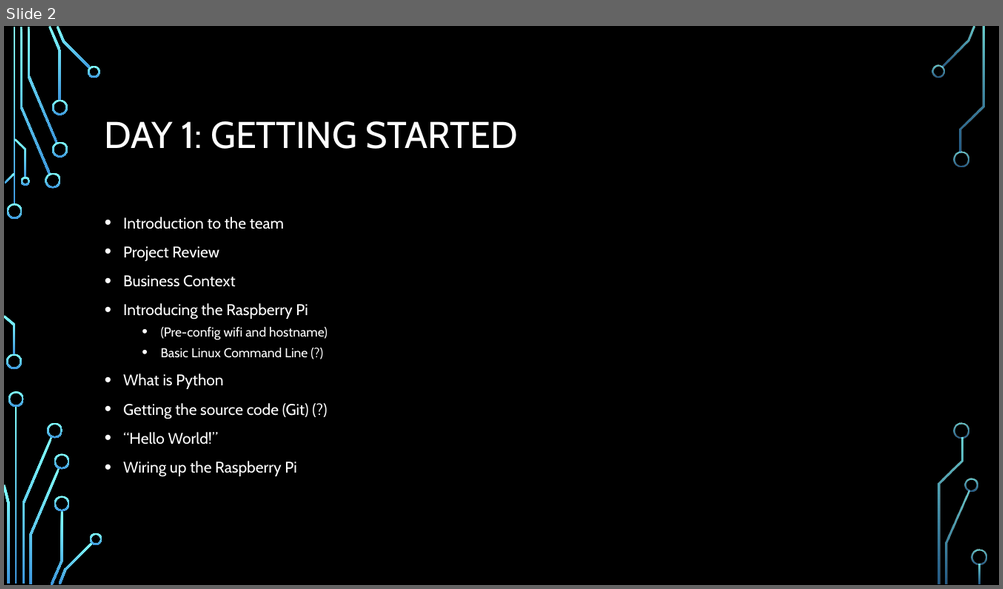
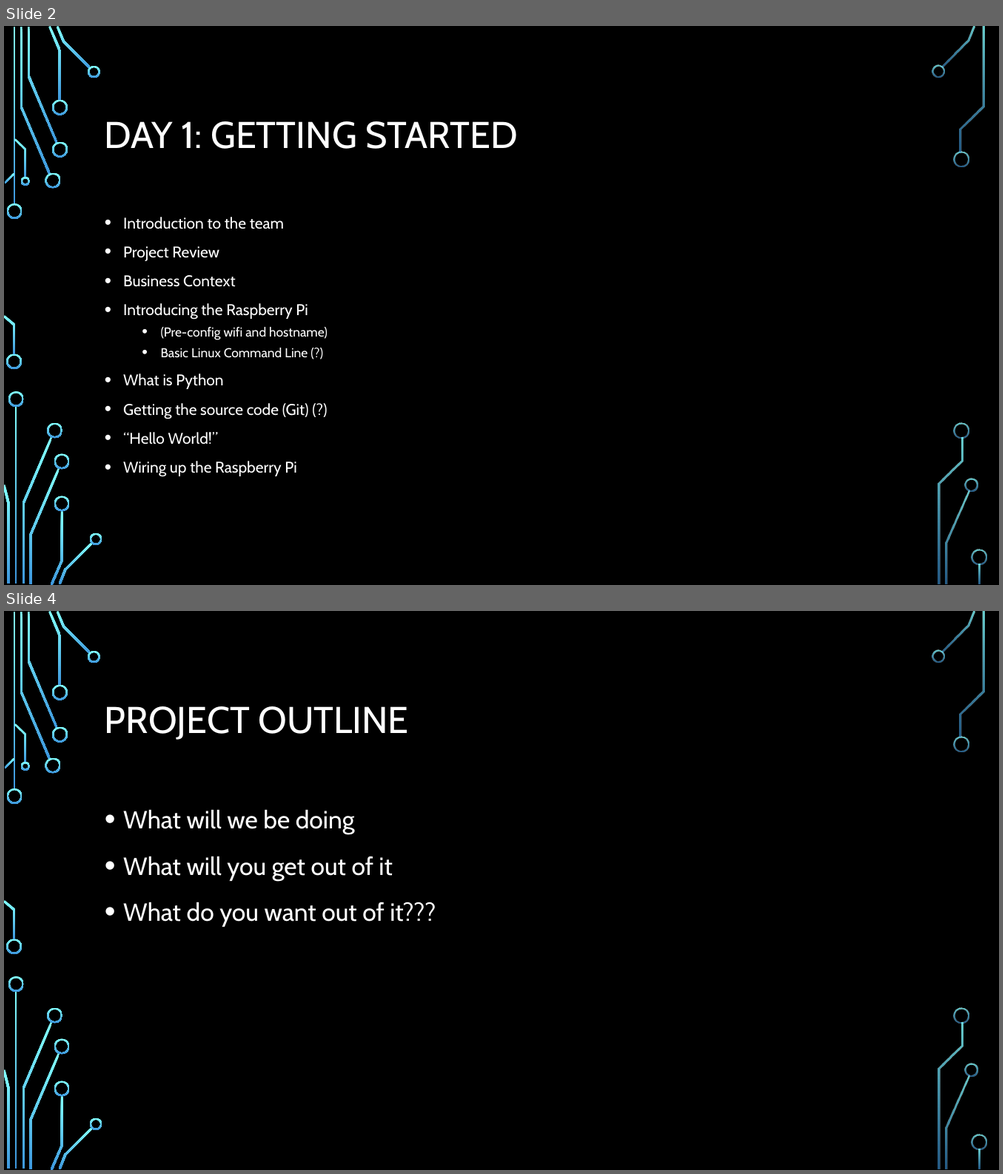
Before and after one commit to andrewjvelez/smap, a slide deck: docs/SMAP Materials Unbranded.pptx. Shown one above the other, each under a label of ours: slide 2 before the commit, slides 2 and 4 after it; the slides between them are not shown. The pictures are 1003x589 and 1003x1174 pixels, drawn with LibreOffice and Linux fonts; fonts in the diff are those of the drawing; background and template pictures are left out. Boxes give left, top, right and bottom in pixels: in the first picture for what was removed or moved away, otherwise in the second. Text is boxed around its words. In the diff, an @@ line names an element or a change of style, - is before the commit and + after.

```diff
--- a/docs/SMAP Materials Unbranded.pptx
+++ b/docs/SMAP Materials Unbranded.pptx
@@ slide 4 added at (4, 611, 999, 1170), background picture (left out); not listed: 36 template elements that a slide beside it also shows @@
@@ title added at (105, 706, 409, 740), 36 pt, text #FFFFFF @@
+PROJECT OUTLINE
@@ text added at (123, 809, 435, 927), 24 pt, text #FFFFFF @@
+• What will we be doing
+• What will you get out of it
+• What do you want out of it???
```
Also in this commit, not shown: 1 slide changed, 24 other slides added.
